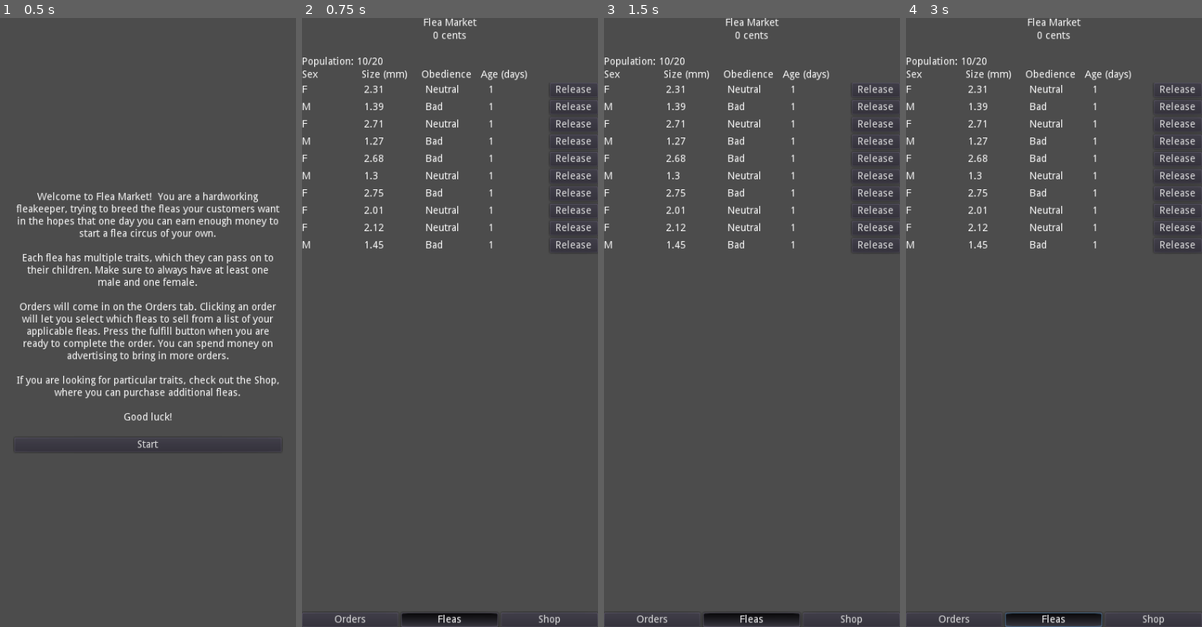
Above: before the commit, frames 1-4 (left to right).
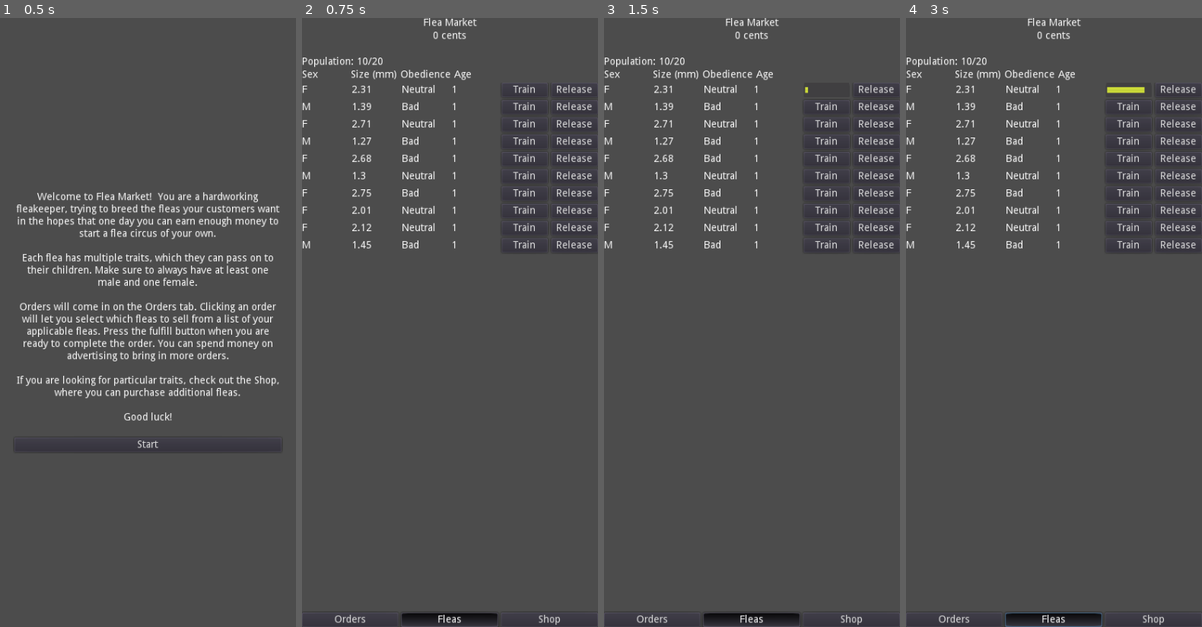
Above: after the commit, the same moments.

Repository: rachd/flea-market
Game: Godot game, scene res://StartScreen.tscn
Two runs of this game, one before a commit and one after it. Both use one fixed random seed, a clock stepped at 60 frames per second and the inputs below.
Inputs (mouse positions are in pixels of both pictures, inside the frame that each line leads up to):
- Up to frame 1 (0.5 s): no input
- Up to frame 2 (0.75 s): click "Start" at 0.5 s
- Up to frame 3 (1.5 s): click (826, 91) at 1.25 s, where only the run after the commit has a clickable "Train"
- Up to frame 4 (3 s): click "Orders" at 2 s; click "Fleas" at 2.75 s

Frame 1 is identical in both runs. In frame 2, 3.7% of the frame differs, in the area x 16-98%, y 8-39%; in frame 3, 3.6%; in frame 4, 3.7%.

Commit message:
improvements

Diff:
--- a/Flea.gd
+++ b/Flea.gd
@@ -5,6 +5,7 @@
 var age = 1
 var max_age
 var id
+var train_progress = 0
 
 func _ready():
 	self.connect("die", get_node("/root/Game"), "_on_flea_die")
@@ -22,6 +23,9 @@
 
 func _on_AgeTimer_timeout():
 	age += 1
+	if GameVariables.population[id][3] >= -0.76:
+		GameVariables.population[id][3] -= 0.04
+	$ObedienceLabel.text = Evolution.calculate_obedience(GameVariables.population[id])
 	$AgeLabel.text = str(age)
 	if age == max_age:
 		die()
@@ -31,3 +35,21 @@
 
 func _on_ReleaseButton_pressed():
 	self.die()
+
+func _on_TrainButton_pressed():
+	$Control/TrainTimer.start()
+	$Control/TextureProgress.show()
+	$Control/TrainButton.hide()
+
+func _on_TrainTimer_timeout():
+	train_progress += 1
+	$Control/TextureProgress.value = train_progress
+	if train_progress == 100:
+		$Control/TrainTimer.stop()
+		if GameVariables.population[id][3] <= 1.1:
+			GameVariables.population[id][3] += 0.1
+		$ObedienceLabel.text = Evolution.calculate_obedience(GameVariables.population[id])
+		train_progress = 0
+		$Control/TextureProgress.value = 0
+		$Control/TextureProgress.hide()
+		$Control/TrainButton.show()
--- a/Flea.tscn
+++ b/Flea.tscn
@@ -1,11 +1,13 @@
-[gd_scene load_steps=2 format=2]
+[gd_scene load_steps=4 format=2]
 
 [ext_resource path="res://Flea.gd" type="Script" id=1]
+[ext_resource path="res://lifebar_bg.png" type="Texture" id=2]
+[ext_resource path="res://lifebar_fill.png" type="Texture" id=3]
 
 [node name="Flea" type="HBoxContainer"]
 anchor_right = 1.0
 anchor_bottom = 1.0
-custom_constants/separation = 20
+custom_constants/separation = 5
 script = ExtResource( 1 )
 __meta__ = {
 "_edit_use_anchors_": false
@@ -17,36 +19,72 @@
 
 [node name="SexLabel" type="Label" parent="."]
 margin_top = 416.0
-margin_right = 66.0
+margin_right = 64.0
 margin_bottom = 430.0
 size_flags_horizontal = 3
 
 [node name="SizeLabel" type="Label" parent="."]
-margin_left = 86.0
+margin_left = 69.0
 margin_top = 416.0
-margin_right = 152.0
+margin_right = 133.0
 margin_bottom = 430.0
 size_flags_horizontal = 3
 
 [node name="ObedienceLabel" type="Label" parent="."]
-margin_left = 172.0
+margin_left = 138.0
 margin_top = 416.0
-margin_right = 238.0
+margin_right = 202.0
 margin_bottom = 430.0
 size_flags_horizontal = 3
 
 [node name="AgeLabel" type="Label" parent="."]
-margin_left = 258.0
+margin_left = 207.0
 margin_top = 416.0
-margin_right = 324.0
+margin_right = 271.0
 margin_bottom = 430.0
 size_flags_horizontal = 3
 
+[node name="Control" type="Control" parent="."]
+margin_left = 276.0
+margin_right = 340.0
+margin_bottom = 846.0
+size_flags_horizontal = 3
+__meta__ = {
+"_edit_use_anchors_": false
+}
+
+[node name="TrainButton" type="Button" parent="Control"]
+anchor_right = 1.0
+anchor_bottom = 1.0
+text = "Train"
+__meta__ = {
+"_edit_use_anchors_": false
+}
+
+[node name="TrainTimer" type="Timer" parent="Control"]
+wait_time = 0.02
+
+[node name="TextureProgress" type="TextureProgress" parent="Control"]
+visible = false
+anchor_right = 1.0
+anchor_bottom = 1.0
+size_flags_horizontal = 0
+size_flags_vertical = 0
+max_value = 100.0
+texture_under = ExtResource( 2 )
+texture_progress = ExtResource( 3 )
+nine_patch_stretch = true
+__meta__ = {
+"_edit_use_anchors_": false
+}
+
 [node name="ReleaseButton" type="Button" parent="."]
-margin_left = 344.0
+margin_left = 345.0
 margin_right = 412.0
 margin_bottom = 846.0
 size_flags_horizontal = 3
 text = "Release"
 [connection signal="timeout" from="AgeTimer" to="." method="_on_AgeTimer_timeout"]
+[connection signal="pressed" from="Control/TrainButton" to="." method="_on_TrainButton_pressed"]
+[connection signal="timeout" from="Control/TrainTimer" to="." method="_on_TrainTimer_timeout"]
 [connection signal="pressed" from="ReleaseButton" to="." method="_on_ReleaseButton_pressed"]
--- a/FleasTab.tscn
+++ b/FleasTab.tscn
@@ -18,39 +18,46 @@
 margin_top = 18.0
 margin_right = 412.0
 margin_bottom = 32.0
+custom_constants/separation = 5
 __meta__ = {
 "_edit_use_anchors_": false
 }
 
 [node name="SexHeader" type="Label" parent="HBoxContainer"]
-margin_right = 79.0
+margin_right = 63.0
 margin_bottom = 14.0
 size_flags_horizontal = 3
 text = "Sex"
 
 [node name="SizeHeader" type="Label" parent="HBoxContainer"]
-margin_left = 83.0
-margin_right = 162.0
+margin_left = 68.0
+margin_right = 132.0
 margin_bottom = 14.0
 size_flags_horizontal = 3
 text = "Size (mm)"
 
 [node name="ObedienceHeader" type="Label" parent="HBoxContainer"]
-margin_left = 166.0
-margin_right = 245.0
+margin_left = 137.0
+margin_right = 207.0
 margin_bottom = 14.0
 size_flags_horizontal = 3
 text = "Obedience"
 
 [node name="AgeHeader" type="Label" parent="HBoxContainer"]
-margin_left = 249.0
-margin_right = 328.0
+margin_left = 212.0
+margin_right = 275.0
 margin_bottom = 14.0
 size_flags_horizontal = 3
-text = "Age (days)"
+text = "Age"
 
 [node name="Label5" type="Label" parent="HBoxContainer"]
-margin_left = 332.0
+margin_left = 280.0
+margin_right = 343.0
+margin_bottom = 14.0
+size_flags_horizontal = 3
+
+[node name="Label6" type="Label" parent="HBoxContainer"]
+margin_left = 348.0
 margin_right = 412.0
 margin_bottom = 14.0
 size_flags_horizontal = 3
--- a/Game.gd
+++ b/Game.gd
@@ -1,48 +1,48 @@
-extends MarginContainer
+extends VBoxContainer
 
 func _ready():
 	set_funds_text()
 
 func _on_OrdersButton_pressed():
-	$VBoxContainer/ShopTab.close_tab()
-	$VBoxContainer/FleasTab.close_tab()
-	$VBoxContainer/OrdersTab.show()
+	$ShopTab.close_tab()
+	$FleasTab.close_tab()
+	$OrdersTab.show()
 
 func _on_FleasButton_pressed():
-	$VBoxContainer/ShopTab.close_tab()
-	$VBoxContainer/FleasTab.show()
-	$VBoxContainer/OrdersTab.close_tab()
+	$ShopTab.close_tab()
+	$FleasTab.show()
+	$OrdersTab.close_tab()
 
 func _on_ShopButton_pressed():
-	$VBoxContainer/ShopTab.show()
-	$VBoxContainer/FleasTab.close_tab()
-	$VBoxContainer/OrdersTab.close_tab()
+	$ShopTab.show()
+	$FleasTab.close_tab()
+	$OrdersTab.close_tab()
 
 func _on_order_fulfilled(flea_ids, order_id, price):
 	GameVariables.cents += price
 	set_funds_text()
-	$VBoxContainer/FleasTab.on_order_fulfilled(flea_ids)
-	$VBoxContainer/OrdersTab.on_order_fulfilled(order_id)
-	$VBoxContainer/ShopTab.update_funds()
+	$FleasTab.on_order_fulfilled(flea_ids)
+	$OrdersTab.on_order_fulfilled(order_id)
+	$ShopTab.update_funds()
 
 func _on_flea_purchased(flea, shop_id):
 	GameVariables.cents -= flea.price
 	set_funds_text()
-	$VBoxContainer/FleasTab.on_flea_purchased(flea)
-	$VBoxContainer/ShopTab.on_flea_purchased(flea, shop_id)
-	$VBoxContainer/OrdersTab.on_flea_purchased()
+	$FleasTab.on_flea_purchased(flea)
+	$ShopTab.on_flea_purchased(flea, shop_id)
+	$OrdersTab.on_flea_purchased()
 
 func _on_flea_born(flea_id):
-	$VBoxContainer/OrdersTab.on_flea_born(flea_id)
+	$OrdersTab.on_flea_born(flea_id)
 
 func _on_flea_die(flea_id):
-	$VBoxContainer/FleasTab.on_flea_die(flea_id)
-	$VBoxContainer/OrdersTab.on_flea_die(flea_id)
+	$FleasTab.on_flea_die(flea_id)
+	$OrdersTab.on_flea_die(flea_id)
 
 func _on_advertise():
 	GameVariables.cents -= 3
 	set_funds_text()
-	$VBoxContainer/OrdersTab.on_advertise()
+	$OrdersTab.on_advertise()
 
 func format(n):
 	n = str(n)
@@ -60,6 +60,6 @@
 func set_funds_text():
 	var formattedCents = format(GameVariables.cents)
 	if GameVariables.cents == 1:
-		$VBoxContainer/FundsLabel.text = formattedCents + " cent"
+		$FundsLabel.text = formattedCents + " cent"
 	else:
-		$VBoxContainer/FundsLabel.text = formattedCents + " cents"
+		$FundsLabel.text = formattedCents + " cents"
--- a/Game.tscn
+++ b/Game.tscn
@@ -6,26 +6,19 @@
 [ext_resource path="res://ShopTab.tscn" type="PackedScene" id=4]
 [ext_resource path="res://OrdersTab.tscn" type="PackedScene" id=5]
 
-[node name="Game" type="MarginContainer"]
+[node name="Game" type="VBoxContainer"]
 anchor_right = 1.0
 anchor_bottom = 1.0
 script = ExtResource( 1 )
-__meta__ = {
-"_edit_use_anchors_": false
-}
 
-[node name="VBoxContainer" type="VBoxContainer" parent="."]
-margin_right = 412.0
-margin_bottom = 846.0
-
-[node name="Label" type="Label" parent="VBoxContainer"]
+[node name="Label" type="Label" parent="."]
 margin_right = 412.0
 margin_bottom = 14.0
 size_flags_horizontal = 3
 text = "Flea Market"
 align = 1
 
-[node name="FundsLabel" type="Label" parent="VBoxContainer"]
+[node name="FundsLabel" type="Label" parent="."]
 margin_top = 18.0
 margin_right = 412.0
 margin_bottom = 32.0
@@ -34,7 +27,7 @@
 "_edit_use_anchors_": false
 }
 
-[node name="Placeholder" type="Label" parent="VBoxContainer"]
+[node name="Placeholder" type="Label" parent="."]
 margin_top = 36.0
 margin_right = 412.0
 margin_bottom = 50.0
@@ -43,7 +36,7 @@
 "_edit_use_anchors_": false
 }
 
-[node name="OrdersTab" parent="VBoxContainer" instance=ExtResource( 5 )]
+[node name="OrdersTab" parent="." instance=ExtResource( 5 )]
 visible = false
 anchor_right = 0.0
 anchor_bottom = 0.0
@@ -53,7 +46,7 @@
 size_flags_horizontal = 3
 size_flags_vertical = 3
 
-[node name="FleasTab" parent="VBoxContainer" instance=ExtResource( 3 )]
+[node name="FleasTab" parent="." instance=ExtResource( 3 )]
 anchor_right = 0.0
 anchor_bottom = 0.0
 margin_top = 54.0
@@ -62,7 +55,7 @@
 size_flags_horizontal = 3
 size_flags_vertical = 3
 
-[node name="ShopTab" parent="VBoxContainer" instance=ExtResource( 4 )]
+[node name="ShopTab" parent="." instance=ExtResource( 4 )]
 visible = false
 anchor_right = 0.0
 anchor_bottom = 0.0
@@ -72,12 +65,12 @@
 size_flags_horizontal = 3
 size_flags_vertical = 3
 
-[node name="HBoxContainer" type="HBoxContainer" parent="VBoxContainer"]
+[node name="HBoxContainer" type="HBoxContainer" parent="."]
 margin_top = 826.0
 margin_right = 412.0
 margin_bottom = 846.0
 
-[node name="OrdersButton" type="Button" parent="VBoxContainer/HBoxContainer"]
+[node name="OrdersButton" type="Button" parent="HBoxContainer"]
 margin_right = 134.0
 margin_bottom = 20.0
 size_flags_horizontal = 3
@@ -85,7 +78,7 @@
 group = ExtResource( 2 )
 text = "Orders"
 
-[node name="FleasButton" type="Button" parent="VBoxContainer/HBoxContainer"]
+[node name="FleasButton" type="Button" parent="HBoxContainer"]
 margin_left = 138.0
 margin_right = 272.0
 margin_bottom = 20.0
@@ -98,7 +91,7 @@
 "_edit_use_anchors_": false
 }
 
-[node name="ShopButton" type="Button" parent="VBoxContainer/HBoxContainer"]
+[node name="ShopButton" type="Button" parent="HBoxContainer"]
 margin_left = 276.0
 margin_right = 412.0
 margin_bottom = 20.0
@@ -106,6 +99,6 @@
 toggle_mode = true
 group = ExtResource( 2 )
 text = "Shop"
-[connection signal="pressed" from="VBoxContainer/HBoxContainer/OrdersButton" to="." method="_on_OrdersButton_pressed"]
-[connection signal="pressed" from="VBoxContainer/HBoxContainer/FleasButton" to="." method="_on_FleasButton_pressed"]
-[connection signal="pressed" from="VBoxContainer/HBoxContainer/ShopButton" to="." method="_on_ShopButton_pressed"]
+[connection signal="pressed" from="HBoxContainer/OrdersButton" to="." method="_on_OrdersButton_pressed"]
+[connection signal="pressed" from="HBoxContainer/FleasButton" to="." method="_on_FleasButton_pressed"]
+[connection signal="pressed" from="HBoxContainer/ShopButton" to="." method="_on_ShopButton_pressed"]
--- a/evolution.gd
+++ b/evolution.gd
@@ -22,7 +22,7 @@
 	shop_flea.append(rng.randi_range(0, 1))
 	shop_flea.append(rng.randf_range(0.5, 2.7))
 	shop_flea.append(rng.randf_range(50, 110))
-	shop_flea.append(rng.randf_range(-0.8, 1.2))
+	shop_flea.append(rng.randf_range(-0.8, 0.4))
 	return shop_flea
 
 func generate_initial_population():
@@ -112,8 +112,8 @@
 
 	if child[3] < -0.8:
 		child[3] = -0.8
-	elif child[3] > 1.2:
-		child[3] = 1.2
+	elif child[3] > 0.0:# 1.2:
+		child[3] = 0.0 #1.2
 	return child
 
 func assign_id():
